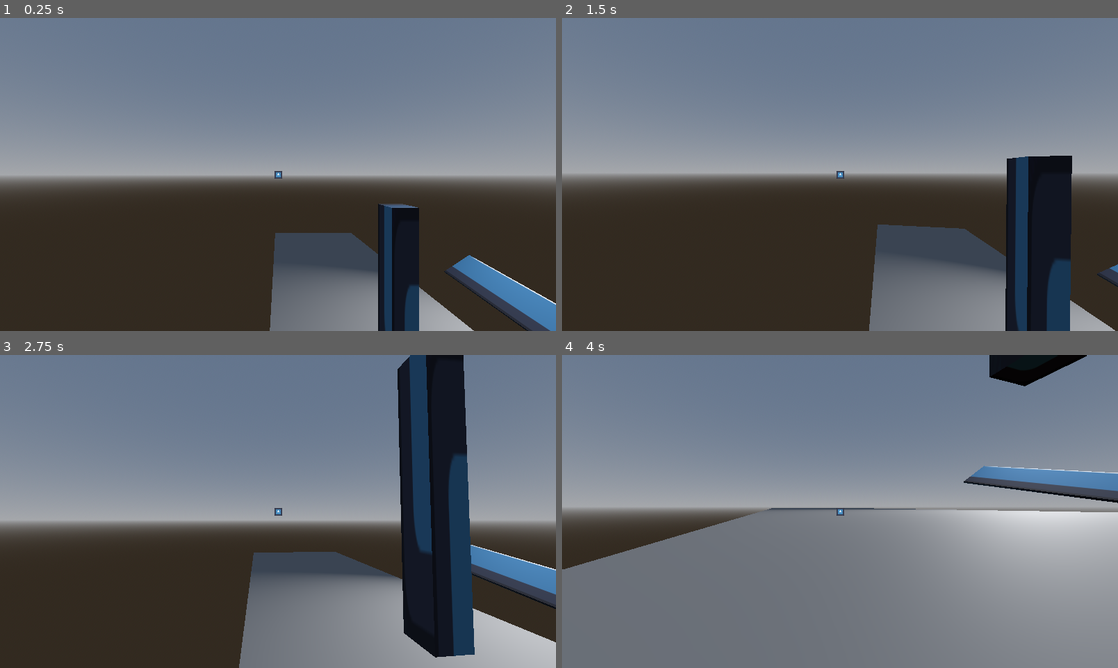
Above: before the commit, frames 1-4 (two rows, left to right).
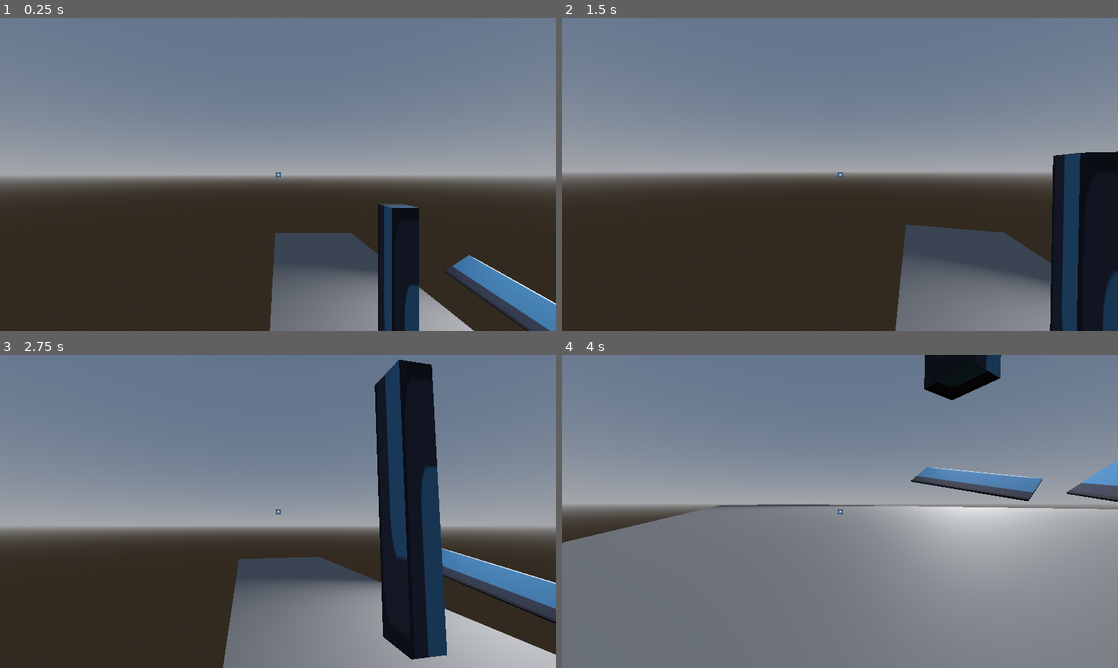
Above: after the commit, the same moments.

Repository: DanTheDan64/titan-trackers
Game: Godot game, scene res://test_scene.tscn
The game is run twice, just before and just after one commit, with the same random seed, the same clock (stepped at 60 frames per second) and the same inputs. The engine's default icon, where the game draws it, is replaced by a stand-in: a white triangle on a blue panel in a dark square.
Inputs (mouse positions are in pixels of both pictures, inside the frame that each line leads up to):
- Up to frame 1 (0.25 s): no input
- Up to frame 2 (1.5 s): move the mouse to (867, 174) at 0.52 s; press the mouse at (867, 174) at 0.53 s; hold W (up) from 0.53 s (still down); tap Space (jump) at 0.77 s; move the mouse to (812, 174) at 1.27 s; release the mouse at (812, 174) at 1.28 s; click (812, 174) at 1.35 s
- Up to frame 3 (2.75 s): keep holding W (up); tap Space (jump) at 1.52 s; move the mouse to (289, 505) at 2.02 s; hold Right mouse button (shoot) from 2.03 s (still down); click (289, 505) at 2.3 s
- Up to frame 4 (4 s): keep holding W (up); move the mouse to (834, 517) at 2.77 s; release Right mouse button (shoot) at 2.78 s; tap Shift (sneak) at 2.85 s; tap Space (jump) at 3.02, 3.77 s; click (834, 517) at 3.05 s; move the mouse to (878, 514) at 3.52 s; press the mouse at (878, 514) at 3.53 s

The runs differ from the first frame. In frame 1, less than 0.1% of the frame differs, in the area x 49-51%, y 48-52%; in frame 2, 12%; in frame 3, 20%, in the area x 0-100%, y 0-100%; in frame 4, 11%.

Commit message:
gycjhvbdxhyhuge
tfgfyyfsg534agyrwtret

Diff:
--- a/Titan Trackers/player/grappling_controller.gd
+++ b/Titan Trackers/player/grappling_controller.gd
@@ -15,7 +15,8 @@
 	var input_dir = Input.get_vector("left", "right", "up", "down")
 	var direction = (cam.transform.basis * Vector3(input_dir.x, 0, input_dir.y)).normalized()
 
-	if Input.is_action_pressed("fire_hook"):
+	if Input.is_action_just_released("fire_hook"):
+		print("2")
 		$"../moving_physicsbody".velocity = linear_velocity * 1.1
 		linear_velocity = Vector3.ZERO
 		$"..".change_state("moving")
--- a/Titan Trackers/player/moving_controller.gd
+++ b/Titan Trackers/player/moving_controller.gd
@@ -35,6 +35,7 @@
 
 	#shoot grapple, go to grapple state
 	if Input.is_action_just_pressed("fire_hook"):
+		print("1")
 		var space_state = get_world_3d().direct_space_state
 
 		#shoot raycast forwards and find point hit
--- a/Titan Trackers/project.godot
+++ b/Titan Trackers/project.godot
@@ -17,6 +17,9 @@
 
 [display]
 
+window/size/viewport_width=1920
+window/size/viewport_height=1080
+window/size/mode=3
 window/stretch/mode="viewport"
 window/stretch/aspect="ignore"
 
